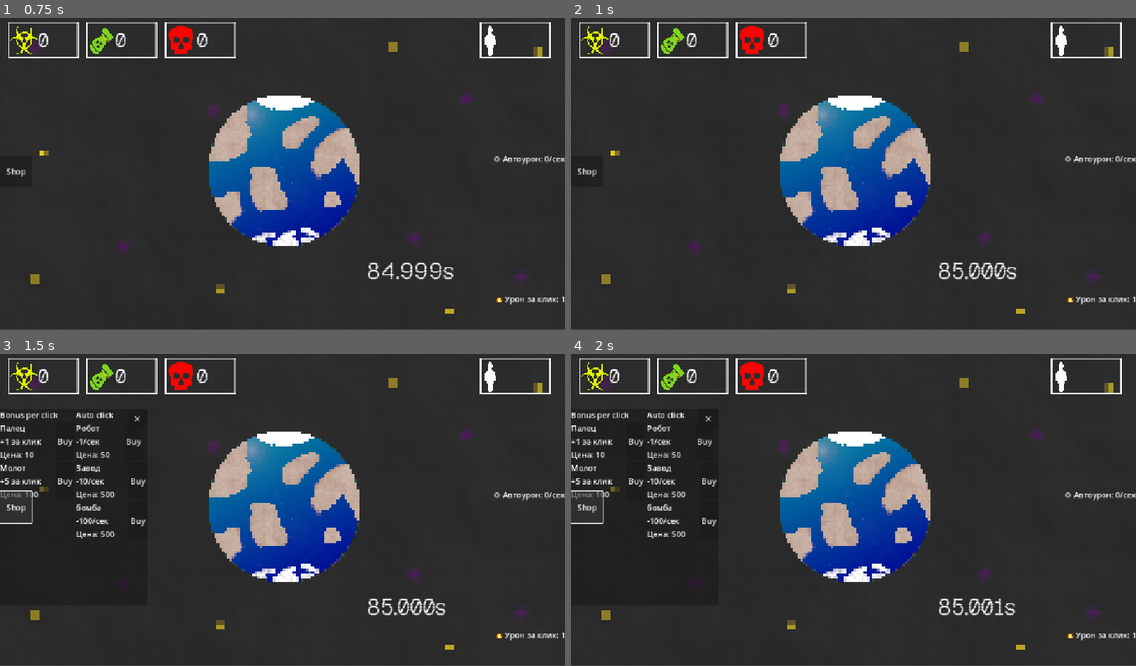
Above: before the commit, frames 1-4 (two rows, left to right).
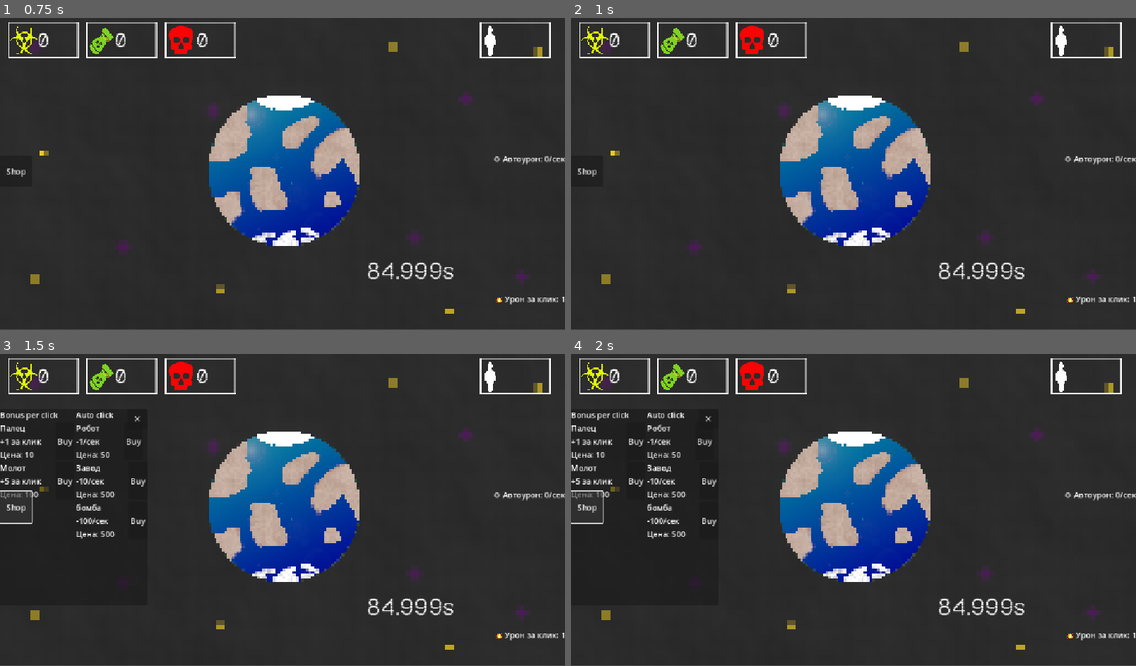
Above: after the commit, the same moments.

Repository: KvoERR/count-down-game
Game: Godot game, scene res://main.tscn
Two runs of this game, one before a commit and one after it. Both use one fixed random seed, a clock stepped at 60 frames per second and the inputs below.
Inputs (mouse positions are in pixels of both pictures, inside the frame that each line leads up to):
- Up to frame 1 (0.75 s): click (288, 170) at 0.5 s
- Up to frame 2 (1 s): no input
- Up to frame 3 (1.5 s): click "Shop" at 1.25 s
- Up to frame 4 (2 s): no input

Frame 1 is identical in both runs. In frame 2, 0.4% of the frame differs, in the area x 67-81%, y 78-84%; in frame 3, 0.4%; in frame 4, 0.4%.

Commit message:
Механика ресурсов

Diff:
--- a/game.gd
+++ b/game.gd
@@ -1,21 +1,29 @@
 extends Node
 
-@onready var timer = $Game/Timer
+signal bonus_achieved(amount)
 
 var clicks = 85000
 var click_power = 1
 var addition_time = 1
 var auto_clicks = 0
 
+var bonus_level = 84990
+var bonus_delta = 10
+var resource_coef = 0.2
+
 func click():
 	clicks -= click_power
+
+	if clicks <= bonus_level:
+		bonus_achieved.emit(resource_coef)
+		bonus_level -= bonus_delta
 
 	if clicks < 0:
 		clicks = 0
 
 
-func tick():
-	clicks += addition_time
+func tick(time_to_click):
+	clicks += int(time_to_click)
 
 	if clicks < 0:
 		clicks = 0
--- /dev/null
+++ b/interface.gd
@@ -0,0 +1,29 @@
+extends Node
+
+@onready var waste = $WasteLabel
+@onready var war = $WarLabel
+@onready var death = $DeathLabel
+
+var waste_count = 0
+var war_count = 0
+var death_count = 0
+
+func add_resource(coef):
+	var type = randi_range(1, 3)
+	print("Тип ресурса: ", type)
+
+	var amount = int(coef * randi_range(1, 9))
+	print("Количество: ", amount)
+
+	if type == 1:
+		waste_count += amount
+		waste.text = str(waste_count)
+		print("Добавлен ресурс WASTE: ", waste_count)
+	elif type == 2:
+		war_count += amount
+		war.text = str(war_count)
+		print("Добавлен ресурс WAR: ", war_count)
+	elif type == 3:
+		death_count += amount
+		death.text = str(death_count)
+		print("Добавлен ресурс DEATH: ", death_count)
--- a/main.gd
+++ b/main.gd
@@ -1,6 +1,7 @@
 extends Control
 
 @onready var game = $Game
+@onready var interface = $Interface
 @onready var shop = $Shop
 
 @onready var counter = $Game/CounterLabel
@@ -15,7 +16,10 @@
 	timer.timeout.connect(_on_timer_timeout)
 	auto_timer.timeout.connect(_on_auto_timer_timeout)
 
+	game.bonus_achieved.connect(_on_bonus_achieved)
+
 	shop.upgrade_buy.connect(_on_upgrade_buy)
+
 
 	update_ui()
 
@@ -26,7 +30,7 @@
 
 
 func _on_timer_timeout():
-	game.tick()
+	game.tick(timer.wait_time)
 	update_ui()
 
 
@@ -34,6 +38,8 @@
 	game.auto_tick()
 	update_ui()
 
+func _on_bonus_achieved(amount):
+	interface.add_resource(amount)
 
 func _on_upgrade_buy(data):
 	if game.buy_upgrade(data):
--- a/main.tscn
+++ b/main.tscn
@@ -6,6 +6,7 @@
 [ext_resource type="FontFile" uid="uid://b3emhib22rg6s" path="res://assets/font/GeistPixel-Regular-VariableFont_ELSH.ttf" id="4_7mycd"]
 [ext_resource type="Texture2D" uid="uid://drjqrhoxmabvg" path="res://assets/img/earth.png" id="5_272bh"]
 [ext_resource type="Texture2D" uid="uid://bxldgwnejwu4q" path="res://assets/img/fon.png" id="6_5vw27"]
+[ext_resource type="Script" uid="uid://c01ypfe1ec85j" path="res://interface.gd" id="7_5vw27"]
 [ext_resource type="Texture2D" uid="uid://di47h1m717it4" path="res://assets/img/interface.png" id="7_272bh"]
 
 [sub_resource type="StyleBoxEmpty" id="StyleBoxEmpty_kek77"]
@@ -18,7 +19,7 @@
 
 [sub_resource type="StyleBoxEmpty" id="StyleBoxEmpty_ycdy4"]
 
-[node name="main" type="Control" unique_id=1261708395]
+[node name="main" type="Control"]
 layout_mode = 3
 anchors_preset = 15
 anchor_right = 1.0
@@ -27,10 +28,10 @@
 grow_vertical = 2
 script = ExtResource("1_ig7tw")
 
-[node name="Shop" type="Node" parent="." unique_id=1968122100]
+[node name="Shop" type="Node" parent="."]
 script = ExtResource("2_0xm2m")
 
-[node name="ShopPanel" type="Panel" parent="Shop" unique_id=2079763257]
+[node name="ShopPanel" type="Panel" parent="Shop"]
 visible = false
 anchors_preset = 4
 anchor_top = 0.5
@@ -40,35 +41,35 @@
 offset_bottom = 200.0
 grow_vertical = 2
 
-[node name="Content" type="VBoxContainer" parent="Shop/ShopPanel" unique_id=826859424]
+[node name="Content" type="VBoxContainer" parent="Shop/ShopPanel"]
 layout_mode = 1
 offset_right = 197.0
 offset_bottom = 40.0
 
-[node name="Columns" type="HBoxContainer" parent="Shop/ShopPanel/Content" unique_id=1579309883]
-layout_mode = 2
-
-[node name="ClickColumn" type="VBoxContainer" parent="Shop/ShopPanel/Content/Columns" unique_id=150444897]
-layout_mode = 2
-
-[node name="Label" type="Label" parent="Shop/ShopPanel/Content/Columns/ClickColumn" unique_id=656770296]
+[node name="Columns" type="HBoxContainer" parent="Shop/ShopPanel/Content"]
+layout_mode = 2
+
+[node name="ClickColumn" type="VBoxContainer" parent="Shop/ShopPanel/Content/Columns"]
+layout_mode = 2
+
+[node name="Label" type="Label" parent="Shop/ShopPanel/Content/Columns/ClickColumn"]
 layout_mode = 2
 text = "Bonus per click"
 
-[node name="ClickList" type="VBoxContainer" parent="Shop/ShopPanel/Content/Columns/ClickColumn" unique_id=1923043095]
-layout_mode = 2
-
-[node name="AutoColumn" type="VBoxContainer" parent="Shop/ShopPanel/Content/Columns" unique_id=1755561017]
-layout_mode = 2
-
-[node name="Label" type="Label" parent="Shop/ShopPanel/Content/Columns/AutoColumn" unique_id=1121322371]
+[node name="ClickList" type="VBoxContainer" parent="Shop/ShopPanel/Content/Columns/ClickColumn"]
+layout_mode = 2
+
+[node name="AutoColumn" type="VBoxContainer" parent="Shop/ShopPanel/Content/Columns"]
+layout_mode = 2
+
+[node name="Label" type="Label" parent="Shop/ShopPanel/Content/Columns/AutoColumn"]
 layout_mode = 2
 text = "Auto click"
 
-[node name="Autolist" type="VBoxContainer" parent="Shop/ShopPanel/Content/Columns/AutoColumn" unique_id=576045225]
-layout_mode = 2
-
-[node name="CloseButton" type="Button" parent="Shop/ShopPanel" unique_id=602153362]
+[node name="Autolist" type="VBoxContainer" parent="Shop/ShopPanel/Content/Columns/AutoColumn"]
+layout_mode = 2
+
+[node name="CloseButton" type="Button" parent="Shop/ShopPanel"]
 layout_mode = 1
 anchors_preset = 1
 anchor_left = 1.0
@@ -78,10 +79,10 @@
 grow_horizontal = 0
 text = "✕"
 
-[node name="Game" type="Node" parent="." unique_id=166438130]
+[node name="Game" type="Node" parent="."]
 script = ExtResource("2_h2yge")
 
-[node name="CounterLabel" type="Label" parent="Game" unique_id=1721454101]
+[node name="CounterLabel" type="Label" parent="Game"]
 anchors_preset = -1
 anchor_left = 0.633
 anchor_top = 0.832
@@ -96,7 +97,7 @@
 theme_override_font_sizes/font_size = 45
 text = "Клики: 0"
 
-[node name="ClickButton" type="Button" parent="Game" unique_id=1835074406]
+[node name="ClickButton" type="Button" parent="Game"]
 texture_filter = 1
 clip_contents = true
 anchors_preset = 8
@@ -119,10 +120,10 @@
 flat = true
 expand_icon = true
 
-[node name="AutoClickTimer" type="Timer" parent="Game" unique_id=544492259]
+[node name="AutoClickTimer" type="Timer" parent="Game"]
 autostart = true
 
-[node name="ShopButton" type="Button" parent="Game" unique_id=1960416968]
+[node name="ShopButton" type="Button" parent="Game"]
 anchors_preset = 4
 anchor_top = 0.5
 anchor_bottom = 0.5
@@ -132,9 +133,10 @@
 grow_vertical = 2
 text = "Shop"
 
-[node name="Timer" type="Timer" parent="Game" unique_id=812998144]
-
-[node name="Background" type="TextureRect" parent="Game" unique_id=1205479681]
+[node name="Timer" type="Timer" parent="Game"]
+wait_time = 10.0
+
+[node name="Background" type="TextureRect" parent="Game"]
 z_index = -1
 texture_filter = 1
 offset_right = 1151.0
@@ -142,7 +144,7 @@
 mouse_filter = 2
 texture = ExtResource("6_5vw27")
 
-[node name="ClickStats" type="Label" parent="Game" unique_id=1878796662]
+[node name="ClickStats" type="Label" parent="Game"]
 anchors_preset = 3
 anchor_left = 1.0
 anchor_top = 1.0
@@ -156,7 +158,7 @@
 Text:
 Damage/click: 1"
 
-[node name="AutoStats" type="Label" parent="Game" unique_id=510925618]
+[node name="AutoStats" type="Label" parent="Game"]
 anchors_preset = 6
 anchor_left = 1.0
 anchor_top = 0.5
@@ -171,9 +173,10 @@
 Text:
 Damage/sec: 0"
 
-[node name="Interface" type="Node" parent="." unique_id=825599992]
-
-[node name="DeathLabel" type="Label" parent="Interface" unique_id=1743091783]
+[node name="Interface" type="Node" parent="."]
+script = ExtResource("7_5vw27")
+
+[node name="DeathLabel" type="Label" parent="Interface"]
 anchors_preset = -1
 anchor_left = 0.633
 anchor_top = 0.832
@@ -188,7 +191,7 @@
 theme_override_font_sizes/font_size = 40
 text = "0"
 
-[node name="WarLabel" type="Label" parent="Interface" unique_id=375009719]
+[node name="WarLabel" type="Label" parent="Interface"]
 anchors_preset = -1
 anchor_left = 0.633
 anchor_top = 0.832
@@ -203,7 +206,7 @@
 theme_override_font_sizes/font_size = 40
 text = "0"
 
-[node name="WasteLabel" type="Label" parent="Interface" unique_id=78948475]
+[node name="WasteLabel" type="Label" parent="Interface"]
 anchors_preset = -1
 anchor_left = 0.633
 anchor_top = 0.832
@@ -218,7 +221,7 @@
 theme_override_font_sizes/font_size = 40
 text = "0"
 
-[node name="Background" type="TextureRect" parent="Interface" unique_id=874446948]
+[node name="Background" type="TextureRect" parent="Interface"]
 z_index = -1
 texture_filter = 1
 offset_right = 1151.0
Not shown, added: interface.gd.uid
Not shown: 1 places in main.tscn that only renumber resources
